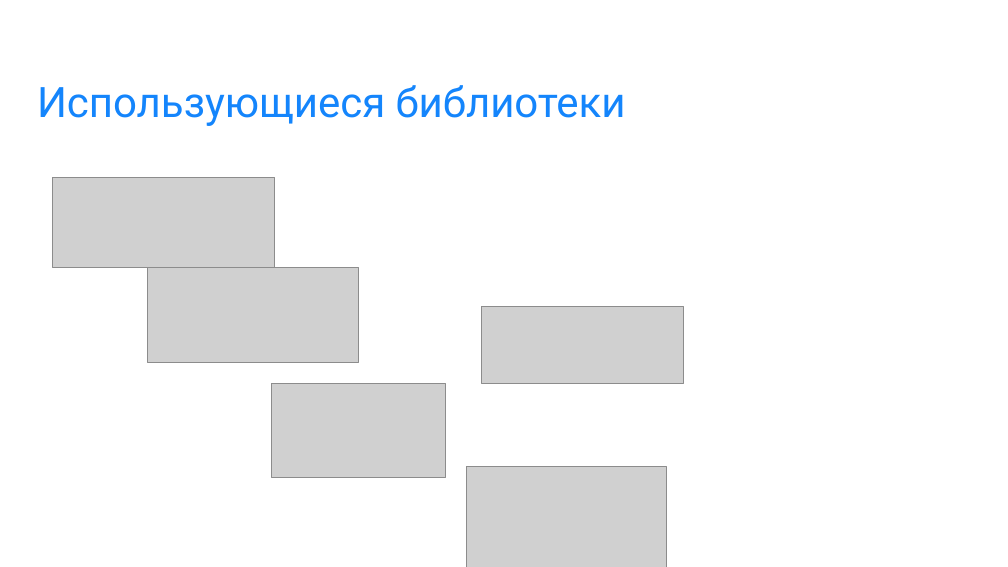
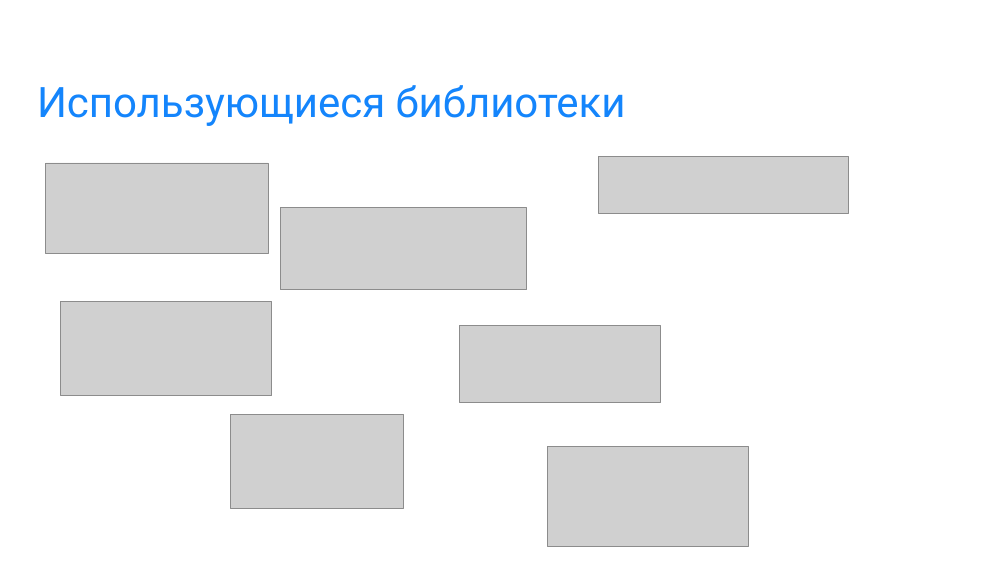
Before and after one commit to cryzzone/intensive_two, a slide deck: slide 4 of Модель склонности клиента к приобретению машиноместа.pptx. Drawn at 1008x567 pixels with LibreOffice and Linux fonts; fonts in the diff are those of the drawing; grey boxes stand for pictures; background and template pictures are left out. Boxes give left, top, right and bottom in pixels: in the first picture for what was removed or moved away, otherwise in the second. Text is boxed around its words. In the diff, an @@ line names an element or a change of style, - is before the commit and + after.

```diff
--- a/Модель склонности клиента к приобретению машиноместа.pptx
+++ b/Модель склонности клиента к приобретению машиноместа.pptx
@@ picture: place and size @@
-picture at bbox=[53, 178, 275, 268]
+picture at bbox=[46, 163, 268, 253]
@@ picture added at bbox=[598, 157, 848, 213] @@
@@ picture added at bbox=[281, 208, 527, 290] @@
@@ picture: place and size @@
-picture at bbox=[147, 268, 358, 362]
+picture at bbox=[60, 302, 271, 396]
@@ picture: place and size @@
-picture at bbox=[482, 306, 684, 383]
+picture at bbox=[459, 326, 661, 403]
@@ picture: place and size @@
-picture at bbox=[272, 384, 446, 478]
+picture at bbox=[230, 414, 404, 508]
@@ picture: place and size @@
-picture at bbox=[467, 467, 667, 567]
+picture at bbox=[548, 446, 749, 547]
```
Also in this commit, not shown: 3 other slides changed, 5 slides added, 1 slide removed.
